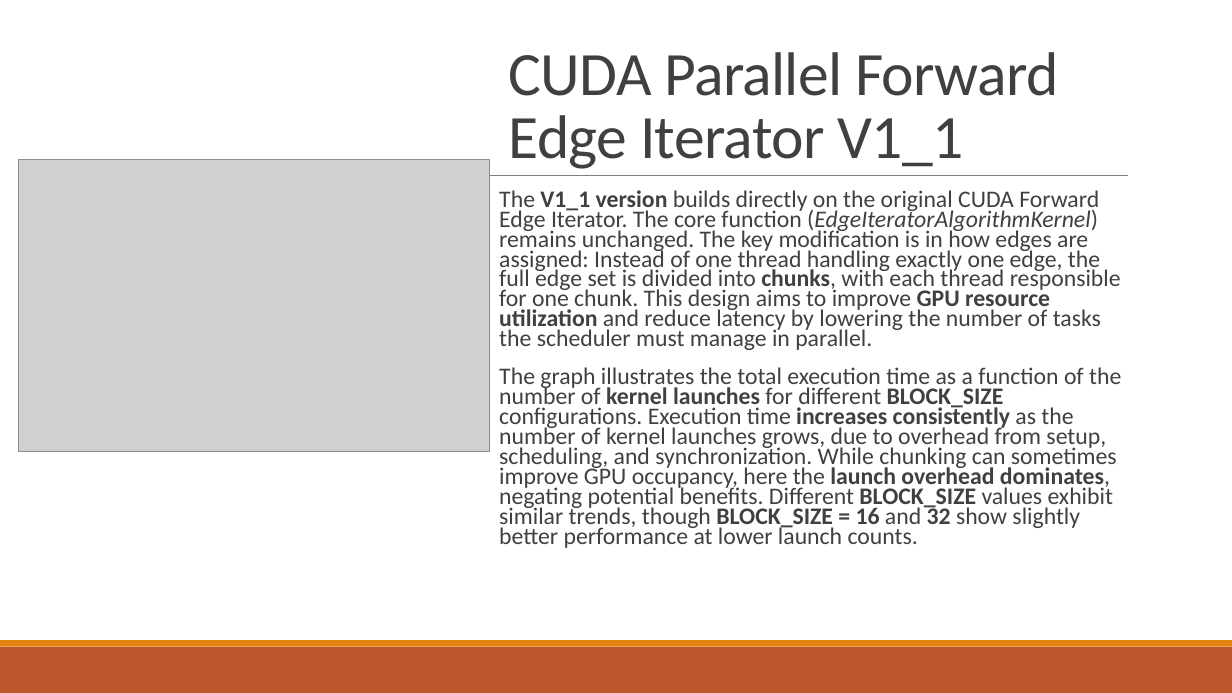
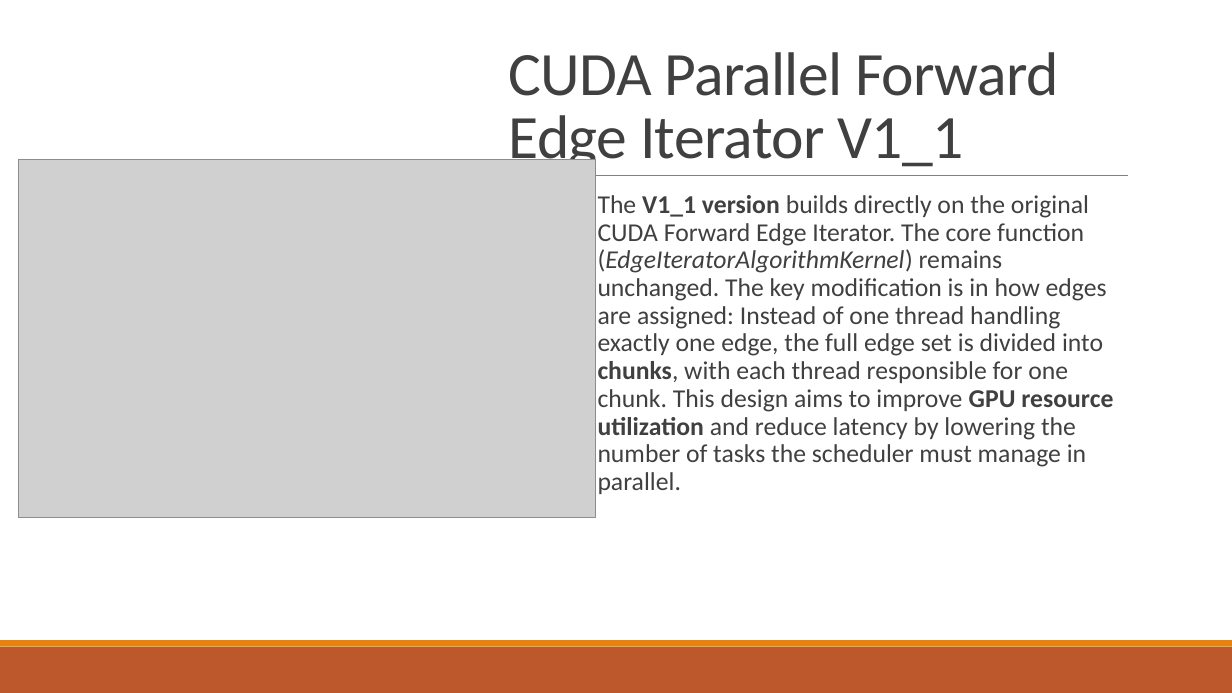
Before and after one commit to RiccardoRevalor/ParallelTriangleCounting, a slide deck: slide 17 of presentation.pptx. Drawn at 1232x693 pixels with LibreOffice and Linux fonts; fonts in the diff are those of the drawing; grey boxes stand for pictures. Boxes give left, top, right and bottom in pixels: in the first picture for what was removed or moved away, otherwise in the second. Text is boxed around its words. In the diff, an @@ line names an element or a change of style, - is before the commit and + after.

```diff
--- a/presentation.pptx
+++ b/presentation.pptx
@@ picture: place and size @@
-picture at <box>18,160,490,452</box>
+picture at <box>18,160,596,518</box>
@@ text "The V1_1 version builds directly ...": place and size @@
-text "The V1_1 version builds directly ..." at <box>499,190,1121,548</box>
+text "The V1_1 version builds directly ..." at <box>598,195,1113,494</box>
@@ text "The V1_1 version builds directly ..." at <box>598,195,1113,494</box>: size 18.5 to 20 pt; line spacing 0.7 to 0.9 @@
@@ text at <box>499,367,1121,548</box>: paragraph removed @@
-  The graph illustrates the total execution time as a function of the number of kernel launches for different BLOCK_SIZE configurations. Execution time increases consistently as the number of kernel launches grows, due to overhead from setup, scheduling, and synchronization. While chunking can sometimes improve GPU occupancy, here the launch overhead dominates, negating potential benefits. Different BLOCK_SIZE values exhibit similar trends, though BLOCK_SIZE = 16 and 32 show slightly better performance at lower launch counts.
```
Also in this commit, not shown: 6 other slides changed, 1 slide added, 4 slides removed, 1 other file.
